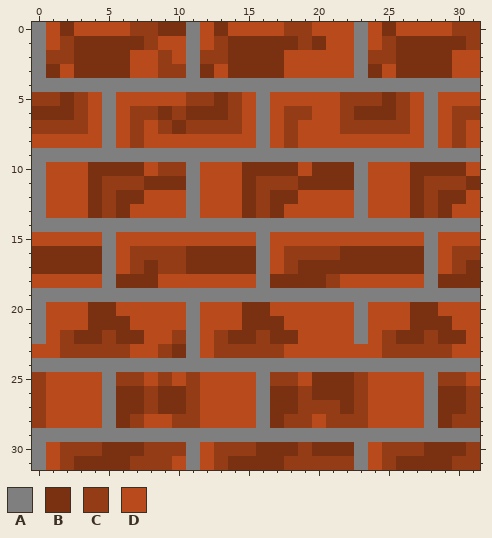
A pixel-art sprite gets an edit: textures/brickWallred.png. Above: the version before the commit.
The file is 32x32 pixels.
Palette (. is transparent): A #7f7f7f  B #7a3112  C #943c16  D #b94a1c
Pixels before, first column x 0:
 0 ADBDDDDCCBBADBDDDDCCDDDADBDDDDCC
 1 ADCBBBBBCDDADCBBBBBCBDDADCBBBBBC
 2 ACCBBBBDDCDACCBBBBDDDDDACCBBBBDD
 3 ABDBBBBDDCCABDBBBBDDDDDABDBBBBDD
 4 AAAAAAAAAAAAAAAAAAAAAAAAAAAAAAAA
 5 CCBCDADDDDDCCBCDADDDDDCCCBCDADDD
 6 BBBCDADCCBCBBBCDADCCDDCBBBCDADCC
 7 CCCCDADCDCBCCCCDADCDDDCCCCCDADCD
 8 DDDDDADCDDDDDDDDADCDDDDDDDDDADCD
 9 AAAAAAAAAAAAAAAAAAAAAAAAAAAAAAAA
10 ADDDBBBBDCCADDDBBBBDBBBADDDBBBBD
11 ADDDBCCCBBBADDDBCCCBBBBADDDBCCCB
12 ADDDBCBBDDDADDDBCBBDDDDADDDBCBBD
13 ADDDBCBDDDDADDDBCBDDDDDADDDBCBDD
14 AAAAAAAAAAAAAAAAAAAAAAAAAAAAAAAA
15 DDDDDADDDDDDDDDDADDDDDDDDDDDADDD
16 BBBBBADCCCCBBBBBADCCCCBBBBBBADCC
17 BBBBBADCBCCBBBBBADCBBBBBBBBBADCB
18 DDDDDABBBDDDDDDDABBBBCDDDDDDABBB
19 AAAAAAAAAAAAAAAAAAAAAAAAAAAAAAAA
20 ADDDBBDDDDDADDDBBDDDDDDADDDBBDDD
21 ADDDBBBDDDDADDDBBBDDDDDADDDBBBDD
22 ADCBBCBBDDCADCBBCBBDDDDADCBBCBBD
23 DDCCCCCDDCBADCCCCCDDDDDDDCCCCCDD
24 AAAAAAAAAAAAAAAAAAAAAAAAAAAAAAAA
25 CDDDDACCDCDCDDDDACCDBBBCDDDDACCD
26 CDDDDABBCBBCDDDDABBCBBBCDDDDABBC
27 CDDDDABBCBBCDDDDABBCCCBCDDDDABBC
28 CDDDDABCDDCCDDDDABCCDCCCDDDDABCC
29 AAAAAAAAAAAAAAAAAAAAAAAAAAAAAAAA
30 ADCCCBBBCCCADCCCBBBCBBBADCCCBBBC
31 ADCBBBBCCCDADCBBBBCCCCCADCBBBBCC
The same view after the edit:
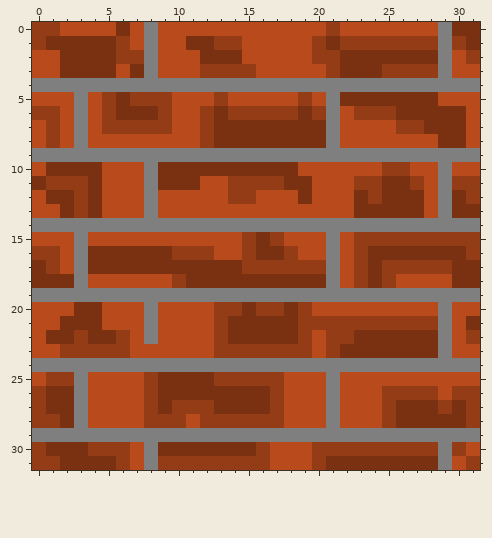
Changes in this commit:
Changed rows in their new state; - is an unchanged pixel.
first column x 0:
 0 CCD---BDADDD-D----DD-C-D-D---ABB
 1 CBB---CDA--BB-CDDDDDCBCCC-CCCACB
 2 DDB---CCAD-DBB-DDD--CCBBBB---A-C
 3 DDB---DBADDDCCCCDD---CBB-CCCCA--
 5 DDDA-CBCCC-DDCD-D--C-ABBB-BBB---
 6 CCDA-CBBBCDDC--CCC-BCADCCCBBBBBD
 7 D-DA-CC-C-DD-BBBBBBBBADDDD-CBBB-
 8 -C-A-D-D----CBBBBBBBBA------DBB-
10 DBBB-DDDABBBBBB-----DDDD-CCDDAD-
11 BCCC-DDDA--B--CC--B-DDDCCBBCDA-C
12 DBBC-DDDA--D--CCDDDB---BCBB-DA-C
13 D-BC-DD-A--D---DDD-----BBBB-DABB
15 ---A-D---------CBC---A-CCCCCCCCC
16 CCDA-BBBBB-CCDDCBB-DDADC----BBB-
17 -CDA-BBB-BB----CCC-CCADC-CCCCCB-
18 BBBA-DDDD-CBBBBBB----A-CBC--DD--
20 D--B-D--A--D-CC-CCBC---D---DDA--
21 D-BB-DD-A--D-CB---BCCCCCCCCCCA-B
22 DBBC-BCDA-DD----B--C-CCBBB--BADC
23 ---------DDD------CC-CBBBBBBBA--
25 DCCA-DDDCBBBBCCCC-D-DADD----DDD-
26 -BBA-DDD---BBBBBBCDDDADD-CCCCDC-
27 -BBA-DDD--C-CBBBBCDDDADD-CBBBC--
28 -CBA-DDDCC-DCCCCCCDD-ADD-CBBB-B-
30 CBBB-CCDABBBBBBBCDDDCCCCC---CACD
31 CCB---CDA-CCC-CCCDDD-BBBBB---AD-
